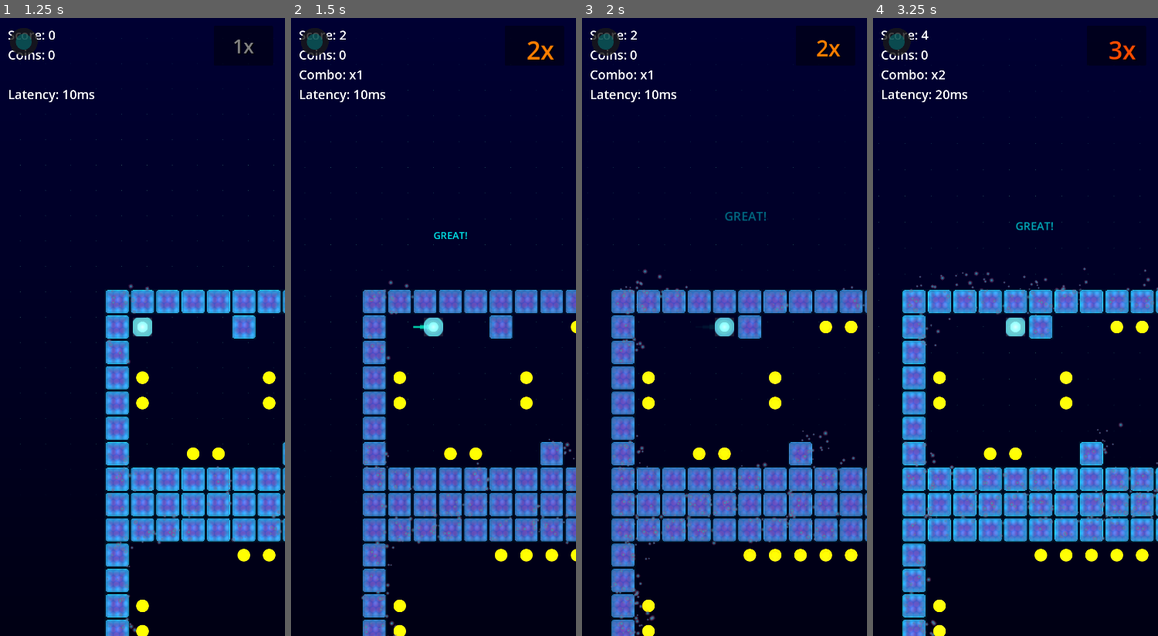
Above: before the commit, frames 1-4 (left to right).
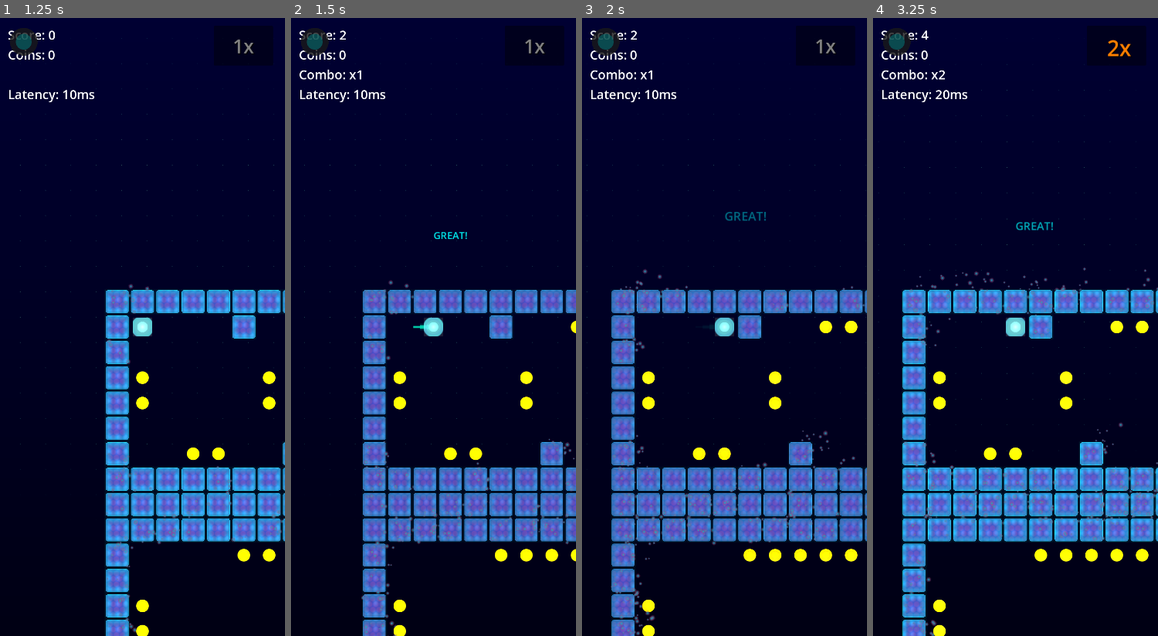
Above: after the commit, the same moments.

Repository: rubiconRiver/tomb-of-the-mask-clone
Game: Godot game, scene res://scenes/main.tscn
The game is run twice, just before and just after one commit, with the same random seed, the same clock (stepped at 60 frames per second) and the same inputs.
Inputs (mouse positions are in pixels of both pictures, inside the frame that each line leads up to):
- Up to frame 1 (1.25 s): tap Enter at 0.5 s; move the mouse to (205, 296) at 0.52 s; hold Right (ui_right) from 0.53 s (still down); hold M from 0.53 s (still down); click (205, 296) at 0.67 s
- Up to frame 2 (1.5 s): release Right (ui_right) at 1.25 s; release M at 1.25 s; drag from (376, 357) to (558, 376) at 1.27 s
- Up to frame 3 (2 s): no input
- Up to frame 4 (3.25 s): move the mouse to (1044, 191) at 2.02 s; hold Right (ui_right) 2.03-2.75 s; tap T at 2.1 s; drag from (1001, 450) to (1140, 327) at 2.77 s

Frame 1 is identical in both runs. In frame 2, 0.2% of the frame differs, in the area x 4-96%, y 3-75%; in frame 3, 0.2%; in frame 4, 0.3%, in the area x 1-94%, y 3-71%.

Commit message:
more combo

Diff:
--- a/scripts/GameManager.gd
+++ b/scripts/GameManager.gd
@@ -8,6 +8,7 @@
 var timing_feedback_script = preload("res://scripts/ui/TimingFeedback.gd")
 var beat_timeline_script = preload("res://scripts/ui/BeatTimeline.gd")
 var beat_visualizer_script = preload("res://scripts/visual/BeatVisualizer.gd")
+var multiplier_audio_manager_script = preload("res://scripts/audio/MultiplierAudioManager.gd")
 
 var player: Player
 var level_generator: LevelGenerator
@@ -17,6 +18,7 @@
 var beat_timeline: BeatTimeline
 var style_score_manager: StyleScoreManager
 var beat_visualizer: BeatVisualizer
+var multiplier_audio_manager: MultiplierAudioManager
 
 var score = 0  # Total points (coins × multiplier)
 var coins = 0  # Number of coins collected
@@ -83,6 +85,7 @@
 	setup_wall_hit_audio()
 	setup_beat_visualizer()
 	setup_multiplier_indicator()
+	setup_multiplier_audio()
 	start_game()
 
 func setup_camera():
@@ -180,6 +183,17 @@
 
 	# Store reference for updates
 	set_meta("multiplier_indicator", multiplier_indicator)
+
+func setup_multiplier_audio():
+	print("[GameManager] Setting up multiplier audio system")
+	multiplier_audio_manager = multiplier_audio_manager_script.new()
+	add_child(multiplier_audio_manager)
+
+	# Connect to existing signals
+	if style_score_manager:
+		style_score_manager.multiplier_changed.connect(multiplier_audio_manager.on_multiplier_changed)
+		style_score_manager.combo_changed.connect(multiplier_audio_manager.on_combo_changed)
+		print("[GameManager] Connected multiplier audio to style score manager")
 
 func _process(delta):
 	if camera and player:
@@ -341,7 +355,7 @@
 				style_score_manager.current_multiplier -= 1
 				style_score_manager.emit_signal("multiplier_changed", style_score_manager.current_multiplier)
 				style_score_manager.combo_count = 0
-				style_score_manager.emit_signal("combo_changed", 0)
+				style_score_manager.emit_signal("combo_changed", 0, false)
 
 	# Play any pending beat-synchronized audio effects
 	if pending_coin_chimes > 0:
--- /dev/null
+++ b/scripts/audio/MultiplierAudioManager.gd
@@ -0,0 +1,201 @@
+class_name MultiplierAudioManager
+extends Node
+
+# Note frequencies for each multiplier level (in Hz)
+# C4, G4, C5, E5, G5 - ascending with satisfying resolution
+const MULTIPLIER_FREQUENCIES = {
+	1: 261.63,  # C4 (starting note)
+	2: 392.00,  # G4 (perfect fifth jump)
+	3: 523.25,  # C5 (octave of start)
+	4: 659.25,  # E5 (major third above C5)
+	5: 783.99   # G5 (perfect fifth, completes the chord)
+}
+
+# Volume and duration settings
+const NOTE_DURATION = 0.3  # seconds
+const NOTE_VOLUME = -10.0  # dB
+
+var audio_player: AudioStreamPlayer
+var current_multiplier = 1
+var previous_multiplier = 1
+
+func _ready():
+	print("[MultiplierAudio] Initializing multiplier audio system")
+
+	# Create audio player
+	audio_player = AudioStreamPlayer.new()
+	audio_player.bus = "Master"
+	add_child(audio_player)
+
+	print("[MultiplierAudio] Audio player created and ready")
+
+func play_multiplier_note(new_multiplier: int, old_multiplier: int = -1):
+	print("[MultiplierAudio] === MULTIPLIER SOUND TRIGGERED ===")
+	print("[MultiplierAudio] New multiplier: ", new_multiplier, " | Previous multiplier: ", current_multiplier)
+
+	# Only play sound when multiplier increases
+	if new_multiplier <= current_multiplier:
+		print("[MultiplierAudio] Multiplier did not increase, skipping sound")
+		previous_multiplier = current_multiplier
+		current_multiplier = new_multiplier
+		return
+
+	# Get frequency for this multiplier level
+	var frequency = MULTIPLIER_FREQUENCIES.get(new_multiplier, 261.63)
+	print("[MultiplierAudio] Playing note at frequency: ", frequency, " Hz")
+
+	# Create a simple sine wave tone
+	var sample_rate = 44100
+	var samples = int(sample_rate * NOTE_DURATION)
+	var audio_data = PackedFloat32Array()
+
+	# Generate sine wave with envelope
+	for i in range(samples):
+		var t = float(i) / float(sample_rate)
+
+		# Apply ADSR envelope for cleaner sound
+		var envelope = 1.0
+		var attack_time = 0.01
+		var decay_time = 0.05
+		var sustain_level = 0.8
+		var release_time = 0.1
+
+		if t < attack_time:
+			# Attack
+			envelope = t / attack_time
+		elif t < attack_time + decay_time:
+			# Decay
+			var decay_progress = (t - attack_time) / decay_time
+			envelope = 1.0 - (1.0 - sustain_level) * decay_progress
+		elif t < NOTE_DURATION - release_time:
+			# Sustain
+			envelope = sustain_level
+		else:
+			# Release
+			var release_progress = (t - (NOTE_DURATION - release_time)) / release_time
+			envelope = sustain_level * (1.0 - release_progress)
+
+		# Generate sample with envelope
+		var sample = sin(2.0 * PI * frequency * t) * envelope * 0.5
+		audio_data.append(sample)
+
+	# Create audio stream from generated data
+	var audio_stream = AudioStreamGenerator.new()
+	audio_stream.mix_rate = sample_rate
+	audio_stream.buffer_length = 0.5
+
+	audio_player.stream = audio_stream
+	audio_player.volume_db = NOTE_VOLUME
+	audio_player.play()
+
+	# Use generator playback to push our audio data
+	var playback = audio_player.get_stream_playback() as AudioStreamGeneratorPlayback
+	if playback:
+		# Convert to stereo
+		var stereo_frames = PackedVector2Array()
+		for sample in audio_data:
+			stereo_frames.append(Vector2(sample, sample))
+
+		# Push frames in chunks to avoid buffer overflow
+		var chunk_size = 1024
+		for i in range(0, stereo_frames.size(), chunk_size):
+			var end_idx = min(i + chunk_size, stereo_frames.size())
+			var chunk = stereo_frames.slice(i, end_idx)
+			playback.push_buffer(chunk)
+
+	print("[MultiplierAudio] Note playing for ", NOTE_DURATION, " seconds")
+	print("[MultiplierAudio] Volume: ", NOTE_VOLUME, " dB")
+
+	# Update state
+	previous_multiplier = new_multiplier
+	current_multiplier = new_multiplier
+
+func on_multiplier_changed(new_multiplier: int):
+	print("[MultiplierAudio] Received multiplier change signal: ", new_multiplier)
+	play_multiplier_note(new_multiplier)
+
+func play_combo_note(combo: int, multiplier_increased: bool):
+	print("[MultiplierAudio] === COMBO SOUND TRIGGERED ===")
+	print("[MultiplierAudio] Combo: ", combo, " | Multiplier increased: ", multiplier_increased)
+
+	# Get frequency based on combo (1-5)
+	var clamped_combo = min(combo, 5)
+	var frequency = MULTIPLIER_FREQUENCIES.get(clamped_combo, 261.63)
+
+	# Adjust volume based on whether multiplier increased
+	var volume = NOTE_VOLUME if multiplier_increased else NOTE_VOLUME - 6.0  # Quieter when not progressing
+
+	print("[MultiplierAudio] Playing note at frequency: ", frequency, " Hz")
+	print("[MultiplierAudio] Volume: ", volume, " dB (", "loud" if multiplier_increased else "quiet", ")")
+
+	# Create a simple sine wave tone
+	var sample_rate = 44100
+	var samples = int(sample_rate * NOTE_DURATION)
+	var audio_data = PackedFloat32Array()
+
+	# Generate sine wave with envelope
+	for i in range(samples):
+		var t = float(i) / float(sample_rate)
+
+		# Apply ADSR envelope for cleaner sound
+		var envelope = 1.0
+		var attack_time = 0.01
+		var decay_time = 0.05
+		var sustain_level = 0.8
+		var release_time = 0.1
+
+		if t < attack_time:
+			# Attack
+			envelope = t / attack_time
+		elif t < attack_time + decay_time:
+			# Decay
+			var decay_progress = (t - attack_time) / decay_time
+			envelope = 1.0 - (1.0 - sustain_level) * decay_progress
+		elif t < NOTE_DURATION - release_time:
+			# Sustain
+			envelope = sustain_level
+		else:
+			# Release
+			var release_progress = (t - (NOTE_DURATION - release_time)) / release_time
+			envelope = sustain_level * (1.0 - release_progress)
+
+		# Generate sample with envelope
+		var sample = sin(2.0 * PI * frequency * t) * envelope * 0.5
+		audio_data.append(sample)
+
+	# Create audio stream from generated data
+	var audio_stream = AudioStreamGenerator.new()
+	audio_stream.mix_rate = sample_rate
+	audio_stream.buffer_length = 0.5
+
+	audio_player.stream = audio_stream
+	audio_player.volume_db = volume
+	audio_player.play()
+
+	# Use generator playback to push our audio data
+	var playback = audio_player.get_stream_playback() as AudioStreamGeneratorPlayback
+	if playback:
+		# Convert to stereo
+		var stereo_frames = PackedVector2Array()
+		for sample in audio_data:
+			stereo_frames.append(Vector2(sample, sample))
+
+		# Push frames in chunks to avoid buffer overflow
+		var chunk_size = 1024
+		for i in range(0, stereo_frames.size(), chunk_size):
+			var end_idx = min(i + chunk_size, stereo_frames.size())
+			var chunk = stereo_frames.slice(i, end_idx)
+			playback.push_buffer(chunk)
+
+func on_combo_changed(combo: int, multiplier_increased: bool = true):
+	print("[MultiplierAudio] Combo changed to: ", combo, " | Multiplier increased: ", multiplier_increased)
+	# Only play sound for combos 1-5 to avoid repetitive high notes
+	if combo > 0 and combo <= 5:
+		play_combo_note(combo, multiplier_increased)
+
+func reset():
+	print("[MultiplierAudio] Resetting audio manager")
+	current_multiplier = 1
+	previous_multiplier = 1
+	if audio_player.playing:
+		audio_player.stop()
--- a/scripts/ui/StyleScoreManager.gd
+++ b/scripts/ui/StyleScoreManager.gd
@@ -4,7 +4,7 @@
 enum TimingQuality {
 	PERFECT,
 	GREAT,
-	GOOD,
+	GOOD,      # Treated as OFF_BEAT for combo/multiplier purposes
 	OFF_BEAT
 }
 
@@ -43,7 +43,7 @@
 const MIN_MULTIPLIER = 1
 
 signal timing_calculated(quality: TimingQuality, multiplier: float)
-signal combo_changed(new_combo: int)
+signal combo_changed(new_combo: int, multiplier_increased: bool)
 signal multiplier_changed(new_multiplier: int)
 
 func calculate_timing(beat_timer: float, beat_interval: float) -> Dictionary:
@@ -83,7 +83,7 @@
 
 	# Update combo and counts based on timing quality
 	if quality == TimingQuality.PERFECT or quality == TimingQuality.GREAT:
-		# PERFECT/GREAT: Increase combo and multiplier
+		# PERFECT/GREAT: Increase combo
 		combo_count += 1
 		on_beat_moves += 1
 
@@ -93,33 +93,35 @@
 			TimingQuality.GREAT:
 				great_moves += 1
 
-		# Increase multiplier (cap at MAX_MULTIPLIER)
-		if current_multiplier < MAX_MULTIPLIER:
-			current_multiplier += 1
+		# Multiplier only increases when combo catches up, never decreases on hit
+		# This allows rebuilding combo without losing multiplier progress
+		var multiplier_increased = false
+		if combo_count > current_multiplier and current_multiplier < MAX_MULTIPLIER:
+			current_multiplier = min(combo_count, MAX_MULTIPLIER)
+			multiplier_increased = true
 			emit_signal("multiplier_changed", current_multiplier)
 
-	elif quality == TimingQuality.GOOD:
-		# GOOD: Count as on-beat but decrease multiplier
-		good_moves += 1
-		on_beat_moves += 1
-		combo_count = 0  # Reset combo
+		# Emit combo changed with multiplier increase info
+		emit_signal("combo_changed", combo_count, multiplier_increased)
 
-		# Decrease multiplier
+	else:  # GOOD or OFF_BEAT - treat all as off-beat
+		# Reset combo and decrease multiplier by 1
+		combo_count = 0
+
+		# Track the move type
+		if quality == TimingQuality.GOOD:
+			good_moves += 1
+			on_beat_moves += 1  # Still counts for accuracy
+
+		# Decrease multiplier by 1 (minimum 1)
 		if current_multiplier > MIN_MULTIPLIER:
 			current_multiplier -= 1
 			emit_signal("multiplier_changed", current_multiplier)
 
-	else:  # OFF_BEAT
-		# OFF_BEAT: Reset combo and decrease multiplier
-		combo_count = 0
-
-		# Decrease multiplier
-		if current_multiplier > MIN_MULTIPLIER:
-			current_multiplier -= 1
-			emit_signal("multiplier_changed", current_multiplier)
+		# Combo reset doesn't increase multiplier
+		emit_signal("combo_changed", combo_count, false)
 
 	emit_signal("timing_calculated", quality, multiplier)
-	emit_signal("combo_changed", combo_count)
 
 	return {
 		"timing": quality,
Not shown, added: scripts/audio/MultiplierAudioManager.gd.uid
